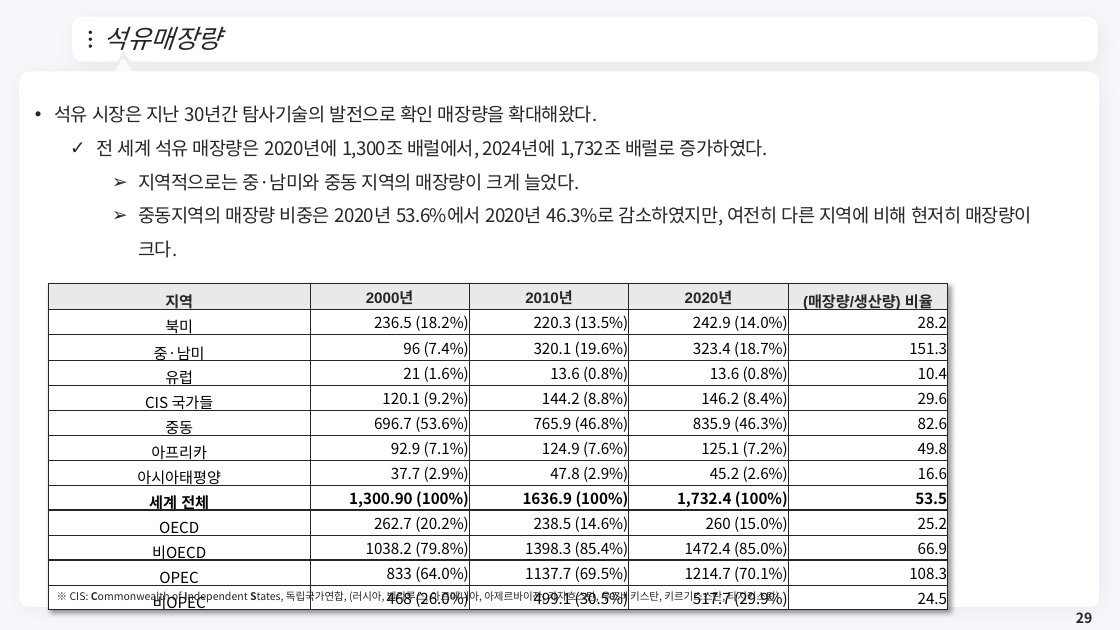
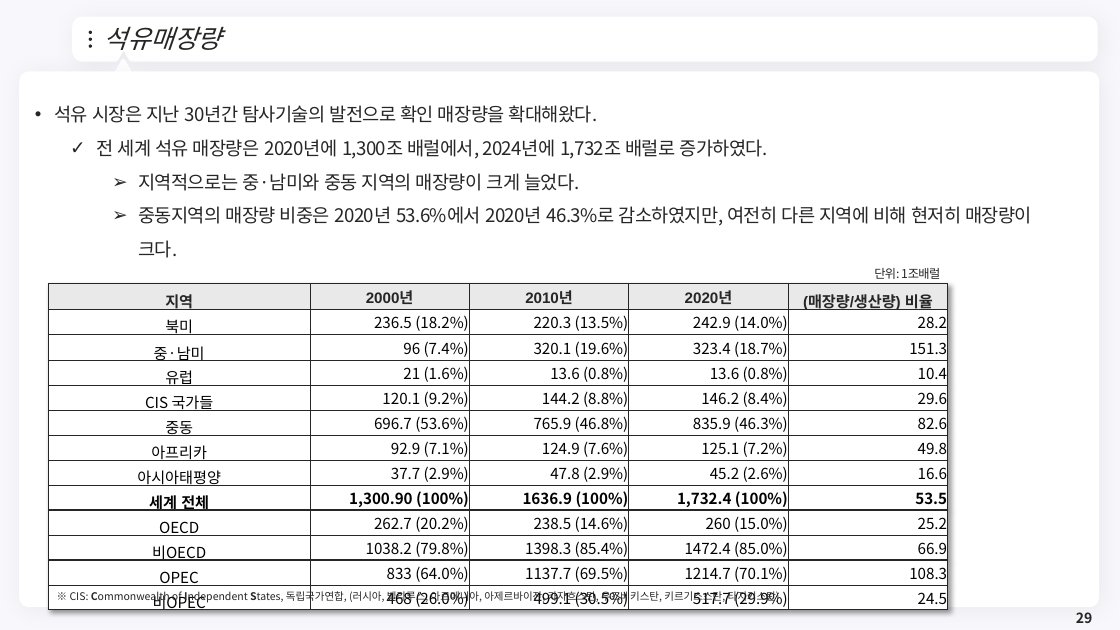
Before and after one commit to meandthey/Teaching, a slide deck: slide 29 of 에너지경제학/자원에너지경제학_Chapter_3 (석유).pptx. Drawn at 1120x630 pixels with LibreOffice and Linux fonts; fonts in the diff are those of the drawing; background and template pictures are left out. Boxes give left, top, right and bottom in pixels: in the first picture for what was removed or moved away, otherwise in the second. Text is boxed around its words. In the diff, an @@ line names an element or a change of style, - is before the commit and + after.

```diff
--- a/에너지경제학/자원에너지경제학_Chapter_3 (석유).pptx
+++ b/에너지경제학/자원에너지경제학_Chapter_3 (석유).pptx
@@ text added at [874, 268, 940, 279], 10.5 pt, text #262626 @@
+단위: 1조배럴
```
Also in this commit, not shown: 4 other slides changed, 8 other files.
